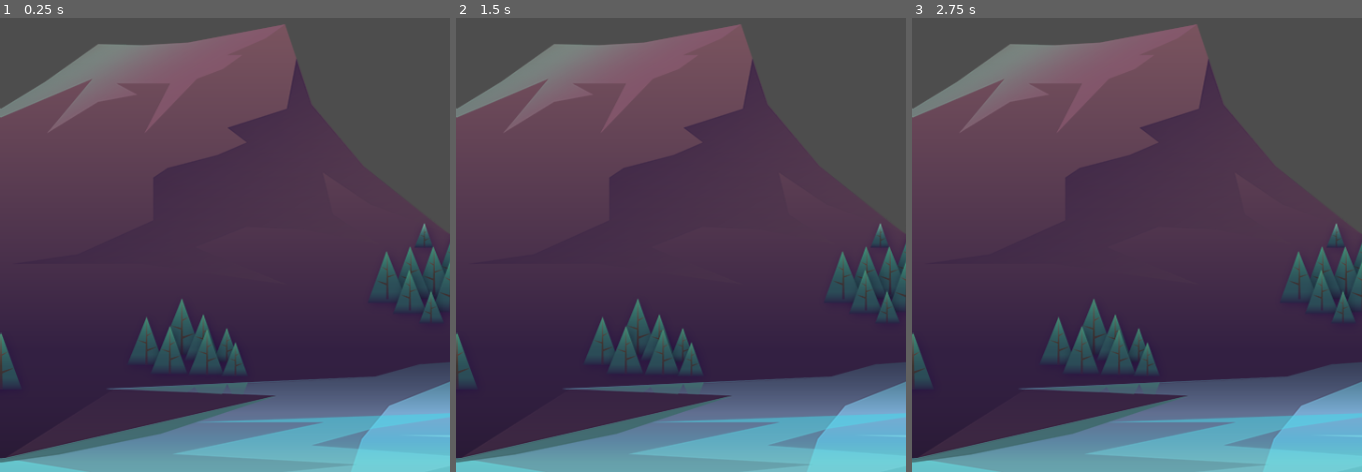
Above: before the commit, frames 1-3 (left to right).
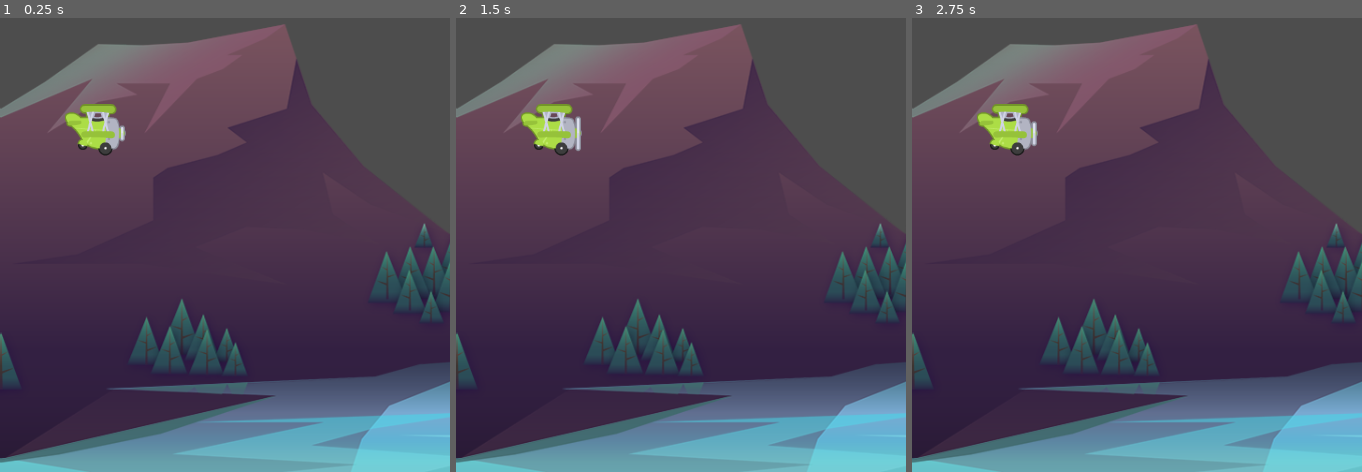
Above: after the commit, the same moments.

Repository: tomrowicki/godot-minigames
Game: Godot game, scene res://scenes/game/game.tscn
Two runs of this game, one before a commit and one after it. Both use one fixed random seed, a clock stepped at 60 frames per second and the inputs below.
Inputs:
- Up to frame 1 (0.25 s): no input
- Up to frame 2 (1.5 s): tap Enter at 0.5 s; tap Space at 1.25 s
- Up to frame 3 (2.75 s): tap Enter at 2 s

The runs differ from the first frame. In frame 1, 1.0% of the frame differs, in the area x 14-28%, y 18-31%; in frame 2, 1.1%; in frame 3, 1.0%.

Commit message:
Plane scene

Diff:
--- a/tappy/scenes/game/game.tscn
+++ b/tappy/scenes/game/game.tscn
@@ -1,9 +1,13 @@
-[gd_scene load_steps=2 format=3 uid="uid://dfvw2bn5oddk3"]
+[gd_scene load_steps=3 format=3 uid="uid://dfvw2bn5oddk3"]
 
 [ext_resource type="Texture2D" uid="uid://cdlr7s7y5pv1f" path="res://assets/background/rocks_2.png" id="1_dw8s0"]
+[ext_resource type="PackedScene" uid="uid://d3kkp0tk7pwix" path="res://scenes/plane/plane.tscn" id="2_5cled"]
 
 [node name="Game" type="Node2D"]
 
 [node name="Sprite2D" type="Sprite2D" parent="."]
 position = Vector2(325, 404)
 texture = ExtResource("1_dw8s0")
+
+[node name="Plane" parent="Sprite2D" instance=ExtResource("2_5cled")]
+position = Vector2(-224, 85)
--- /dev/null
+++ b/tappy/scenes/plane/plane.tscn
@@ -0,0 +1,41 @@
+[gd_scene load_steps=6 format=3 uid="uid://d3kkp0tk7pwix"]
+
+[ext_resource type="Texture2D" uid="uid://dd3dgvgr0te3v" path="res://assets/plane/planes_sheet.png" id="1_v8pjk"]
+
+[sub_resource type="AtlasTexture" id="AtlasTexture_5kcyi"]
+atlas = ExtResource("1_v8pjk")
+region = Rect2(0, 0, 88, 73)
+
+[sub_resource type="AtlasTexture" id="AtlasTexture_tc3t5"]
+atlas = ExtResource("1_v8pjk")
+region = Rect2(88, 0, 88, 73)
+
+[sub_resource type="AtlasTexture" id="AtlasTexture_8tga7"]
+atlas = ExtResource("1_v8pjk")
+region = Rect2(176, 0, 88, 73)
+
+[sub_resource type="SpriteFrames" id="SpriteFrames_4cvfg"]
+animations = [{
+"frames": [{
+"duration": 1.0,
+"texture": SubResource("AtlasTexture_5kcyi")
+}, {
+"duration": 1.0,
+"texture": SubResource("AtlasTexture_tc3t5")
+}, {
+"duration": 1.0,
+"texture": SubResource("AtlasTexture_8tga7")
+}],
+"loop": true,
+"name": &"fly",
+"speed": 8.0
+}]
+
+[node name="Plane" type="CharacterBody2D"]
+
+[node name="AnimatedSprite2D" type="AnimatedSprite2D" parent="."]
+scale = Vector2(0.75, 0.75)
+sprite_frames = SubResource("SpriteFrames_4cvfg")
+animation = &"fly"
+autoplay = "fly"
+frame_progress = 0.318801
